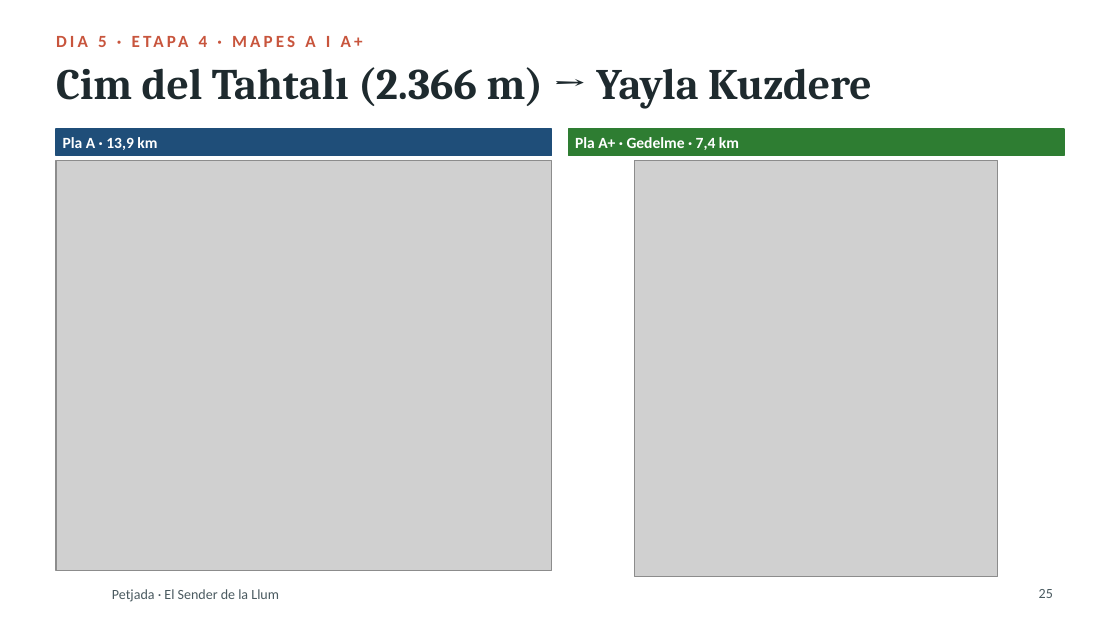
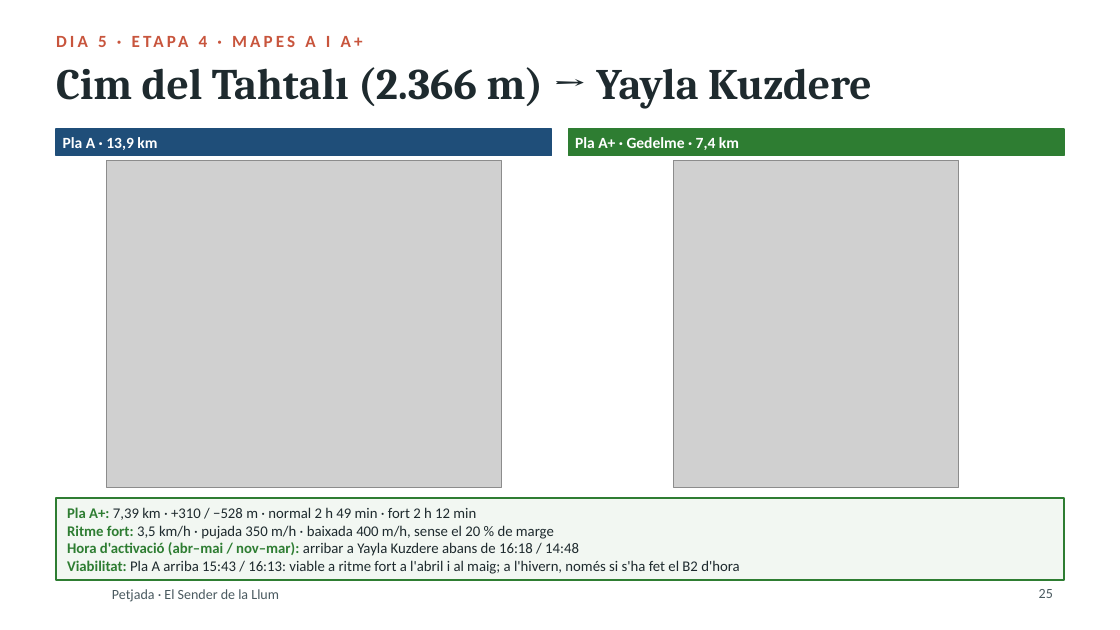
Before and after one commit to stosalca/sender-de-la-llum, a slide deck: slide 25 of Presentacio_2_Petjada.pptx. Drawn at 1120x630 pixels with LibreOffice and Linux fonts; fonts in the diff are those of the drawing; grey boxes stand for pictures; background and template pictures are left out. Boxes give left, top, right and bottom in pixels: in the first picture for what was removed or moved away, otherwise in the second. Text is boxed around its words. In the diff, an @@ line names an element or a change of style, - is before the commit and + after.

```diff
--- a/Presentacio_2_Petjada.pptx
+++ b/Presentacio_2_Petjada.pptx
@@ picture: place and size @@
-picture at <box>56,160,551,570</box>
+picture at <box>106,160,502,487</box>
@@ picture: place and size @@
-picture at <box>635,160,998,577</box>
+picture at <box>673,160,959,487</box>
@@ rectangle added at <box>56,498,1064,580</box>, fill #F2F7F2, outline #2E7D32 1.25 pt @@
@@ text added at <box>67,507,739,574</box>, 9.5 pt, text #1E2A2E @@
+Pla A+: 7,39 km · +310 / −528 m · normal 2 h 49 min · fort 2 h 12 min
+Ritme fort: 3,5 km/h · pujada 350 m/h · baixada 400 m/h, sense el 20 % de marge
+Hora d'activació (abr–mai / nov–mar): arribar a Yayla Kuzdere abans de 16:18 / 14:48
+Viabilitat: Pla A arriba 15:43 / 16:13: viable a ritme fort a l'abril i al maig; a l'hivern, només si s'ha fet el B2 d'hora
```
Also in this commit, not shown: 7 other slides changed, 3 other files.
